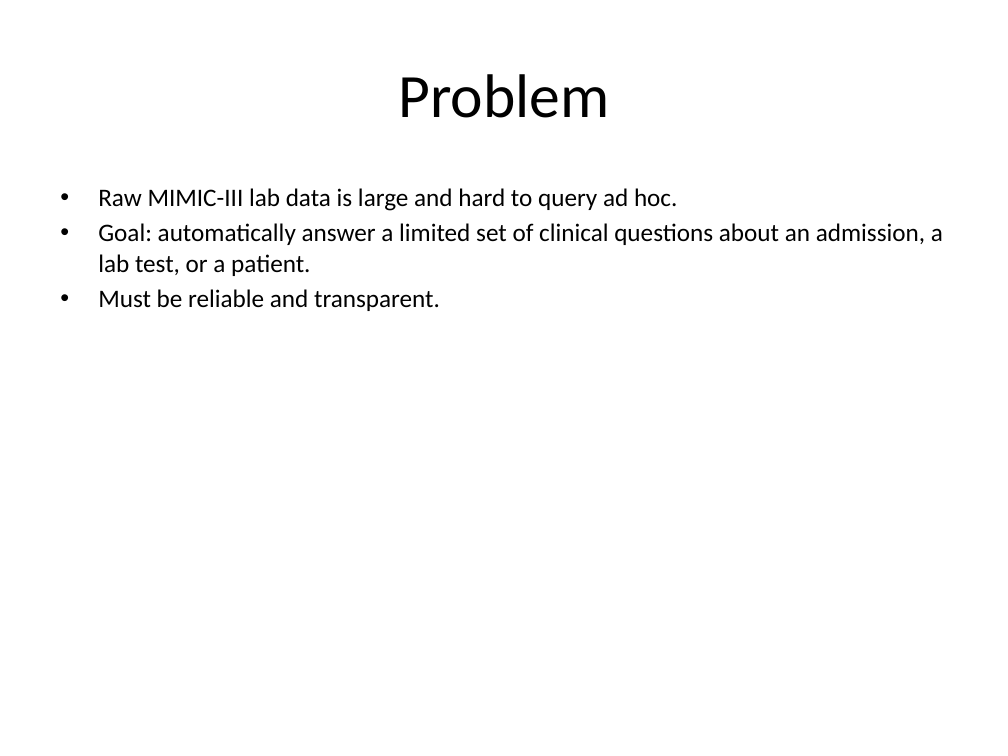
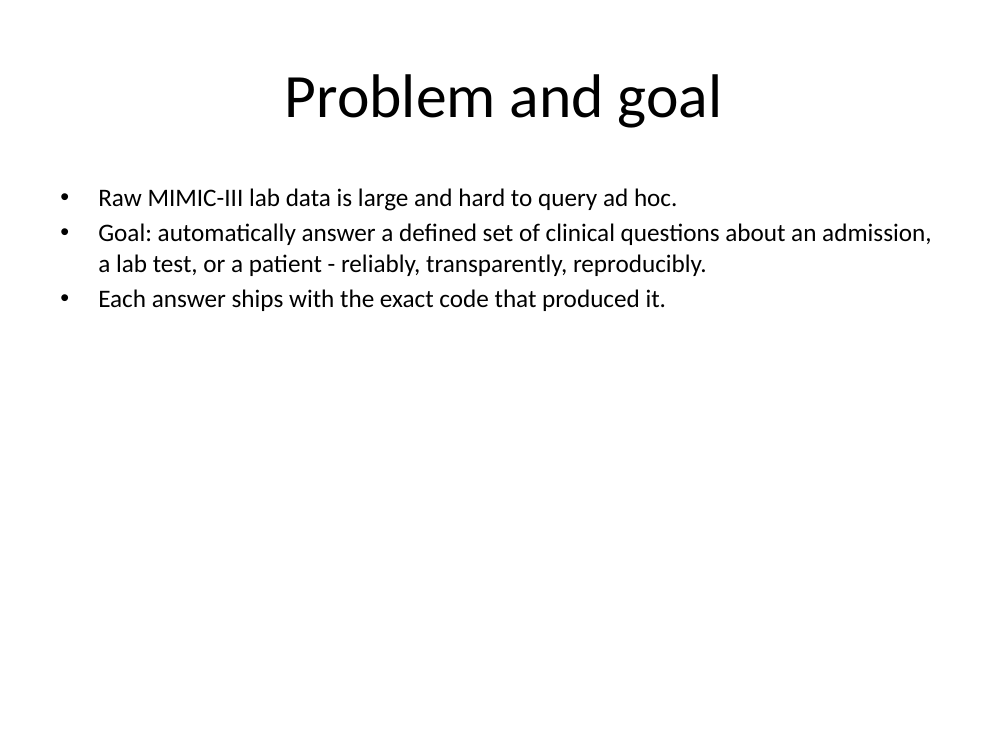
Before and after one commit to alonengel/seminar-project, a slide deck: slide 2 of docs/Clinical_Lab_Analysis_System.pptx. Drawn at 1008x756 pixels with LibreOffice and Linux fonts; fonts in the diff are those of the drawing. Boxes give left, top, right and bottom in pixels: in the first picture for what was removed or moved away, otherwise in the second. Text is boxed around its words. In the diff, an @@ line names an element or a change of style, - is before the commit and + after.

Commit message:
Refresh presentation deck: 12 questions, LLM/code-gen, Part-1 data slide.
Regenerate the .pptx from SLIDES.md (now 14 slides), add a reproducible docs/build_pptx.py builder, and align with the Part 1 dataset document.

```diff
--- a/docs/Clinical_Lab_Analysis_System.pptx
+++ b/docs/Clinical_Lab_Analysis_System.pptx
@@ title at bbox=[285, 74, 723, 128]: text changed @@
-Problem
+Problem and goal
@@ text at bbox=[98, 223, 931, 311]: text changed @@
-• Goal: automatically answer a limited set of clinical questions about an admission, a lab test, or a patient.
-• Must be reliable and transparent.
+• Goal: automatically answer a defined set of clinical questions about an admission, a lab test, or a patient - reliably, transparently, reproducibly.
+• Each answer ships with the exact code that produced it.
```
Also in this commit, not shown: 10 other slides changed, 2 slides added, 4 other files.
